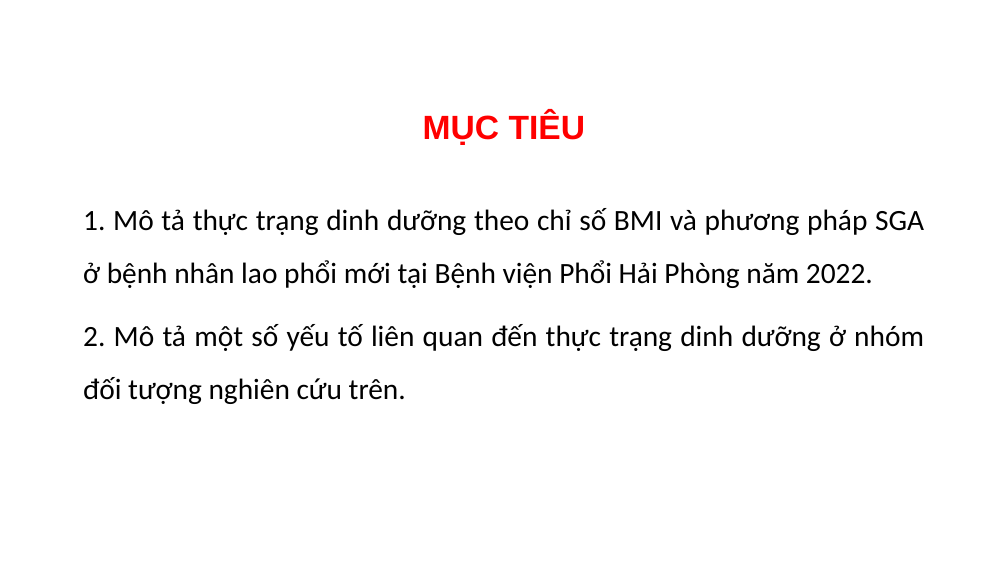
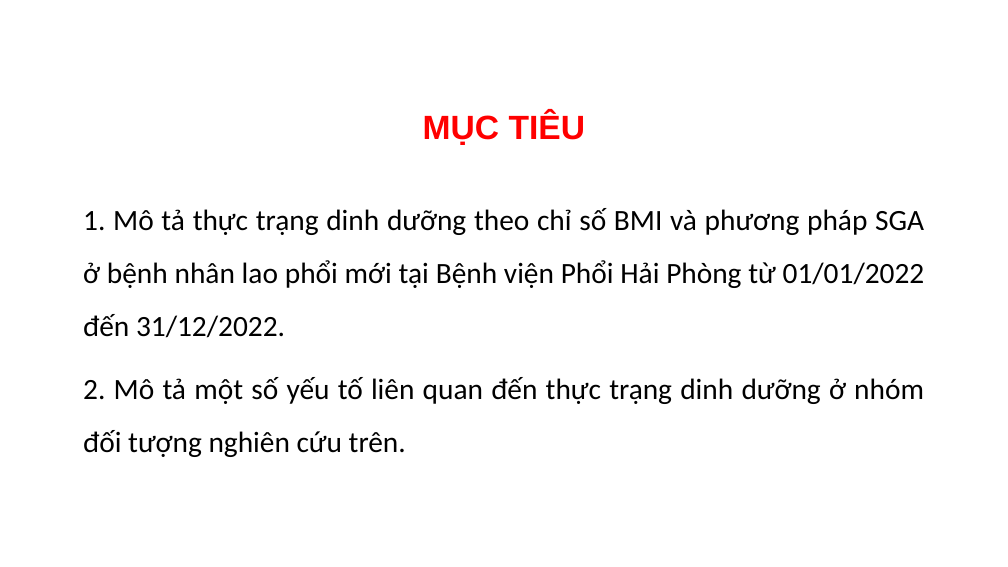
Before and after one commit to MedPocket/HPMUGraduation-thesis, a slide deck: slide 4 of Thuc-trang-va-mot-so-yeu-to-lien-quan-dinh-duong-BN-lao-phoi_Nhat-Nguyen.pptx. Drawn at 1008x567 pixels with LibreOffice and Linux fonts; fonts in the diff are those of the drawing; background and template pictures are left out. Boxes give left, top, right and bottom in pixels: in the first picture for what was removed or moved away, otherwise in the second. Text is boxed around its words. In the diff, an @@ line names an element or a change of style, - is before the commit and + after.

```diff
--- a/Thuc-trang-va-mot-so-yeu-to-lien-quan-dinh-duong-BN-lao-phoi_Nhat-Nguyen.pptx
+++ b/Thuc-trang-va-mot-so-yeu-to-lien-quan-dinh-duong-BN-lao-phoi_Nhat-Nguyen.pptx
@@ text at (x1=83, y1=208, x2=925, y2=338): text changed @@
-1. Mô tả thực trạng dinh dưỡng theo chỉ số BMI và phương pháp SGA ở bệnh nhân lao phổi mới tại Bệnh viện Phổi Hải Phòng năm 2022.
+1. Mô tả thực trạng dinh dưỡng theo chỉ số BMI và phương pháp SGA ở bệnh nhân lao phổi mới tại Bệnh viện Phổi Hải Phòng từ 01/01/2022 đến 31/12/2022.
```
Also in this commit, not shown: 3 other slides changed, 13 other files.
